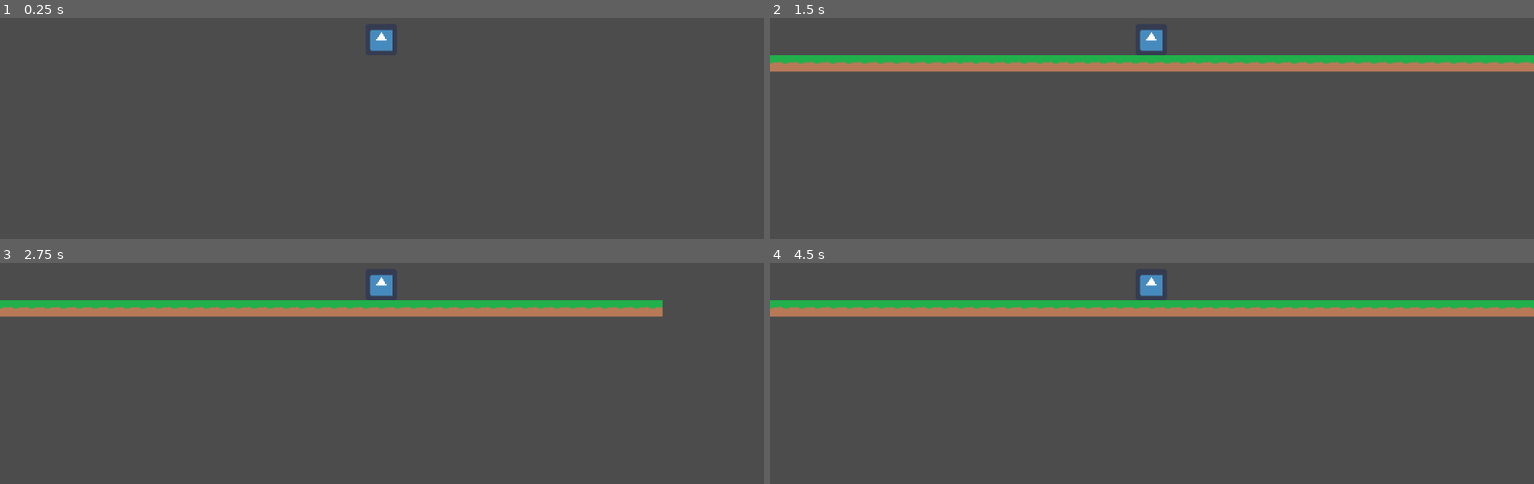
Above: before the commit, frames 1-4 (two rows, left to right).
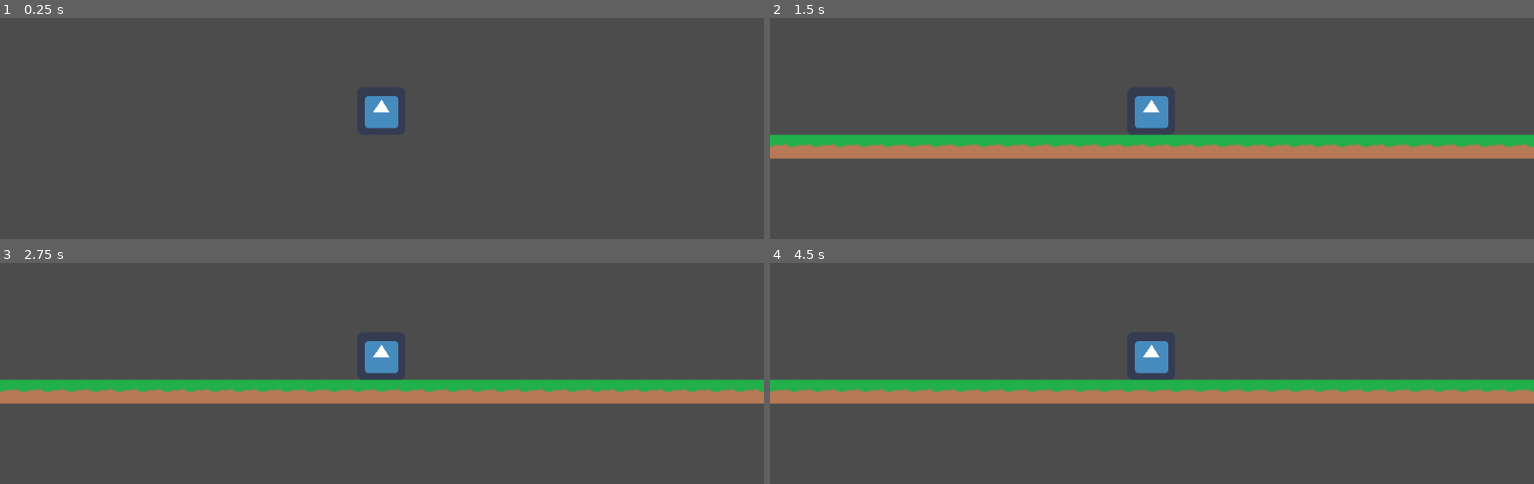
Above: after the commit, the same moments.

Repository: iloveusername/CodeOrCreateNerdsGame
Game: Godot game, scene res://Scenes/Test Scene.tscn
Two runs of this game, one before a commit and one after it. Both use one fixed random seed, a clock stepped at 60 frames per second and the inputs below. The engine's default icon, where the game draws it, is replaced by a stand-in: a white triangle on a blue panel in a dark square.
Inputs:
- Up to frame 1 (0.25 s): no input
- Up to frame 2 (1.5 s): hold Right (ui_right) 0.53-1.28 s; tap Space (ui_select) at 0.77 s; hold Down (ui_down) from 1.28 s (still down)
- Up to frame 3 (2.75 s): tap Space (ui_select) at 1.52 s; release Down (ui_down) at 2.03 s; hold Right (ui_right) from 2.03 s (still down)
- Up to frame 4 (4.5 s): release Right (ui_right) at 2.78 s; hold Up (ui_up) 2.78-3.53 s; tap Space (ui_select) at 3.02, 3.77 s; hold Left (ui_left) from 3.53 s (still down)

The runs differ from the first frame. In frame 1, 0.9% of the frame differs, in the area x 47-53%, y 5-50%; in frame 2, 20%, in the area x 0-100%, y 5-64%; in frame 3, 19%; in frame 4, 20%.

Commit message:
Things

Diff:
--- a/Scenes/Player.tscn
+++ b/Scenes/Player.tscn
@@ -23,8 +23,9 @@
 
 [node name="Camera2D" type="Camera2D" parent="KinematicBody2D"]
 position = Vector2( 0.707123, -9.89951 )
+offset = Vector2( 0, -50 )
 current = true
-zoom = Vector2( 0.75, 0.75 )
+zoom = Vector2( 0.5, 0.5 )
 
 [node name="RayCast2D" type="RayCast2D" parent="KinematicBody2D"]
 position = Vector2( 0, -15.4338 )
Binary file added: Textures/Grass.png
Not shown, added: Textures/Grass.png.import
